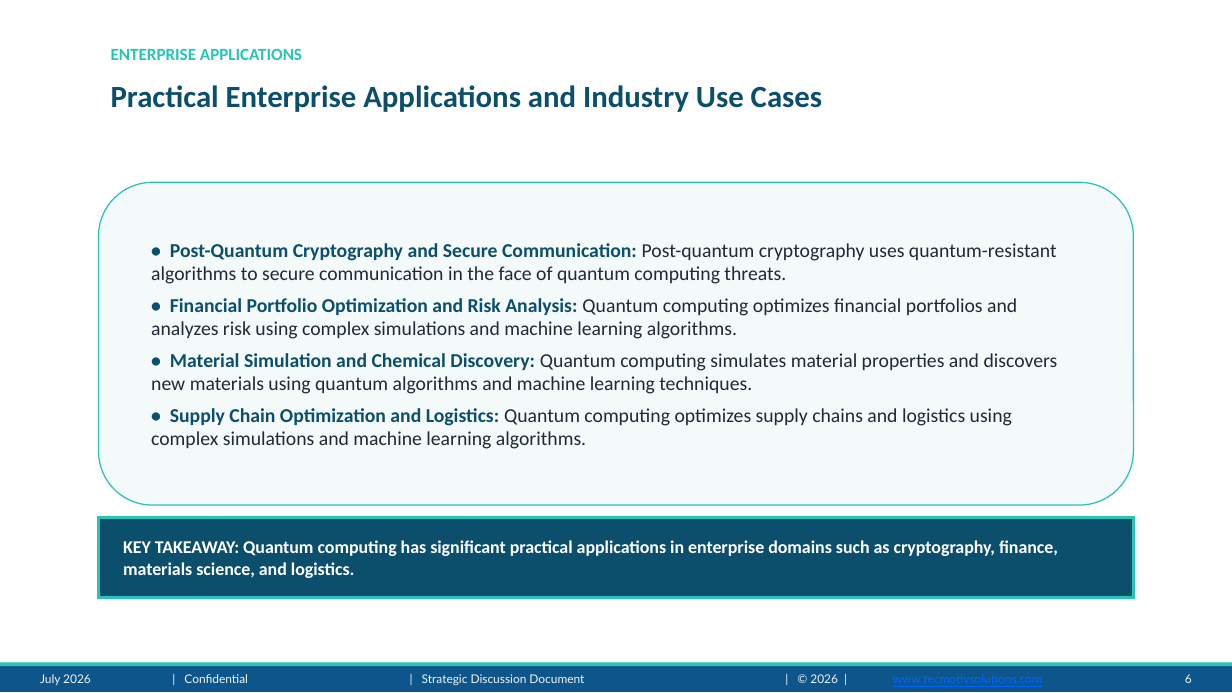
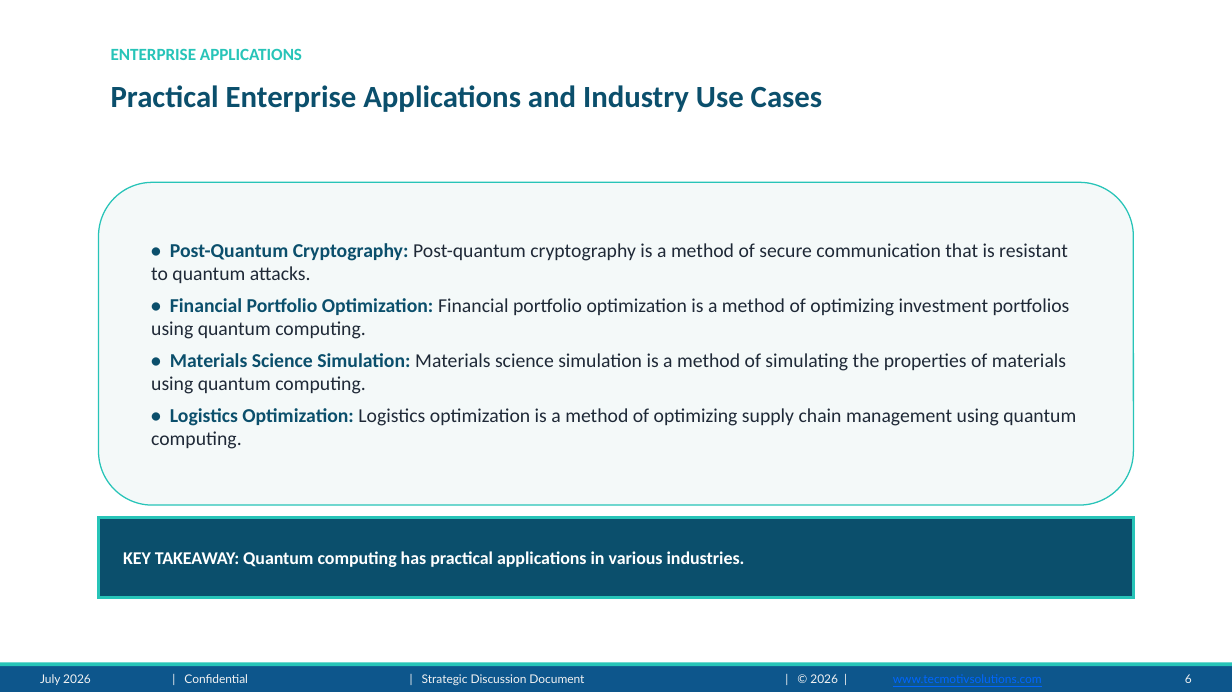
Before and after one commit to adityarana121/Presentation-Maker-agent, a slide deck: slide 6 of output/Quantum_Computing_presentation.pptx. Drawn at 1232x693 pixels with LibreOffice and Linux fonts; fonts in the diff are those of the drawing; background and template pictures are left out. Boxes give left, top, right and bottom in pixels: in the first picture for what was removed or moved away, otherwise in the second. Text is boxed around its words. In the diff, an @@ line names an element or a change of style, - is before the commit and + after.

```diff
--- a/output/Quantum_Computing_presentation.pptx
+++ b/output/Quantum_Computing_presentation.pptx
@@ text in rounded rectangle at box(151, 243, 1076, 449): text changed @@
-• Post-Quantum Cryptography and Secure Communication: Post-quantum cryptography uses quantum-resistant algorithms to secure communication in the face of quantum computing threats.
-• Financial Portfolio Optimization and Risk Analysis: Quantum computing optimizes financial portfolios and analyzes risk using complex simulations and machine learning algorithms.
-• Material Simulation and Chemical Discovery: Quantum computing simulates material properties and discovers new materials using quantum algorithms and machine learning techniques.
-• Supply Chain Optimization and Logistics: Quantum computing optimizes supply chains and logistics using complex simulations and machine learning algorithms.
+• Post-Quantum Cryptography: Post-quantum cryptography is a method of secure communication that is resistant to quantum attacks.
+• Financial Portfolio Optimization: Financial portfolio optimization is a method of optimizing investment portfolios using quantum computing.
+• Materials Science Simulation: Materials science simulation is a method of simulating the properties of materials using quantum computing.
+• Logistics Optimization: Logistics optimization is a method of optimizing supply chain management using quantum computing.
@@ text in rectangle at box(123, 551, 745, 567): text changed @@
-KEY TAKEAWAY: Quantum computing has significant practical applications in enterprise domains such as cryptography, finance, materials science, and logistics.
+KEY TAKEAWAY: Quantum computing has practical applications in various industries.
```
Also in this commit, not shown: 7 other slides changed, 2 other files.
